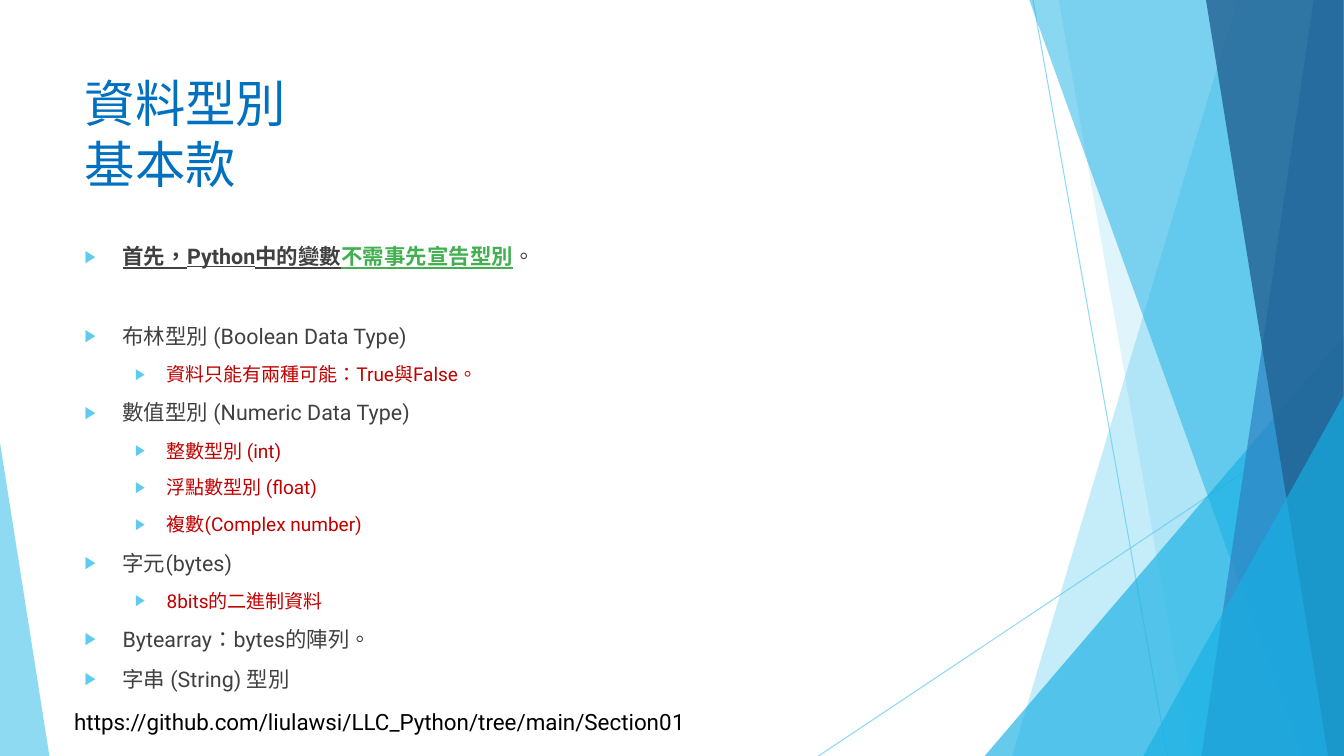
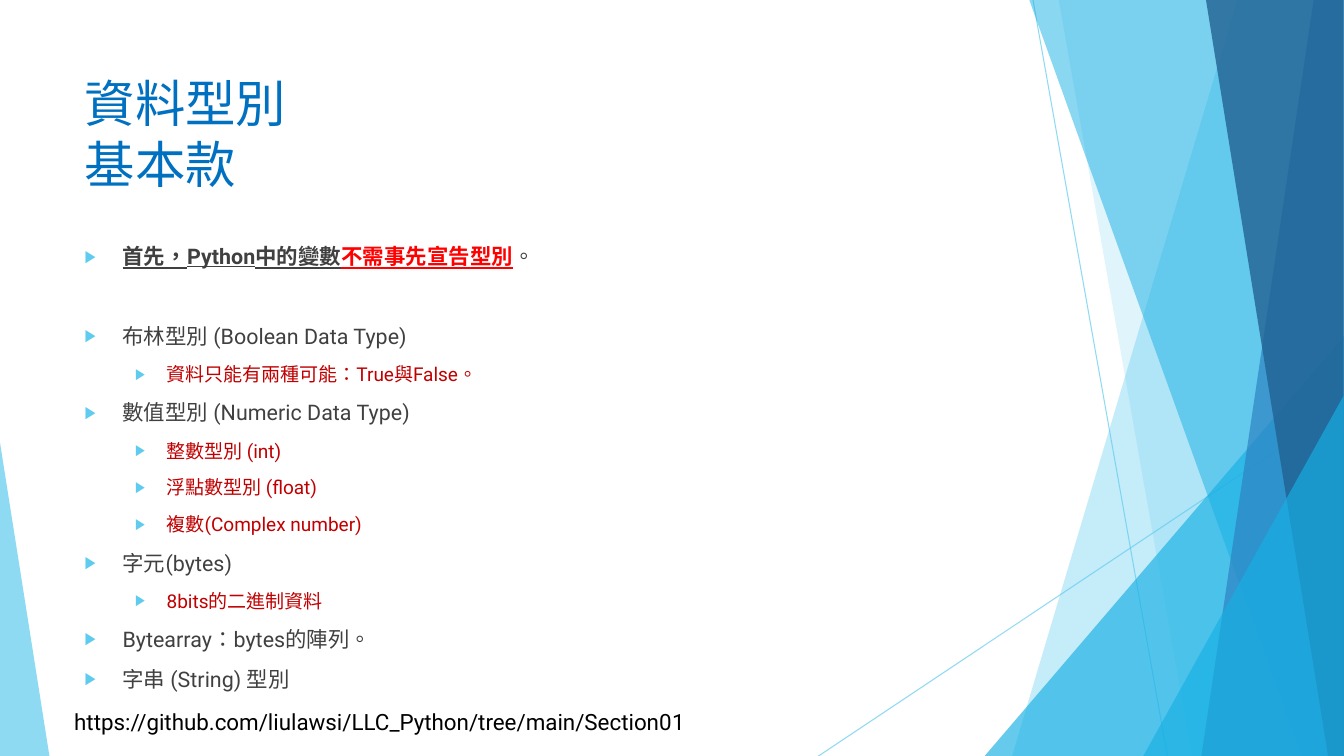
Before and after one commit to liulawsi/My_PPTs, a slide deck: slide 13 of LCC/Python/01_千里之行始於足下.pptx. Drawn at 1344x756 pixels with LibreOffice and Linux fonts; fonts in the diff are those of the drawing; background and template pictures are left out. Boxes give left, top, right and bottom in pixels: in the first picture for what was removed or moved away, otherwise in the second. Text is boxed around its words. In the diff, an @@ line names an element or a change of style, - is before the commit and + after.

```diff
--- a/LCC/Python/01_千里之行始於足下.pptx
+++ b/LCC/Python/01_千里之行始於足下.pptx
@@ text at (123, 245, 535, 269): text colour #42B051 to #FF0000 in "首先，Python中的變數不需事先宣告型別。" @@
```
Also in this commit, not shown: 11 other files.
